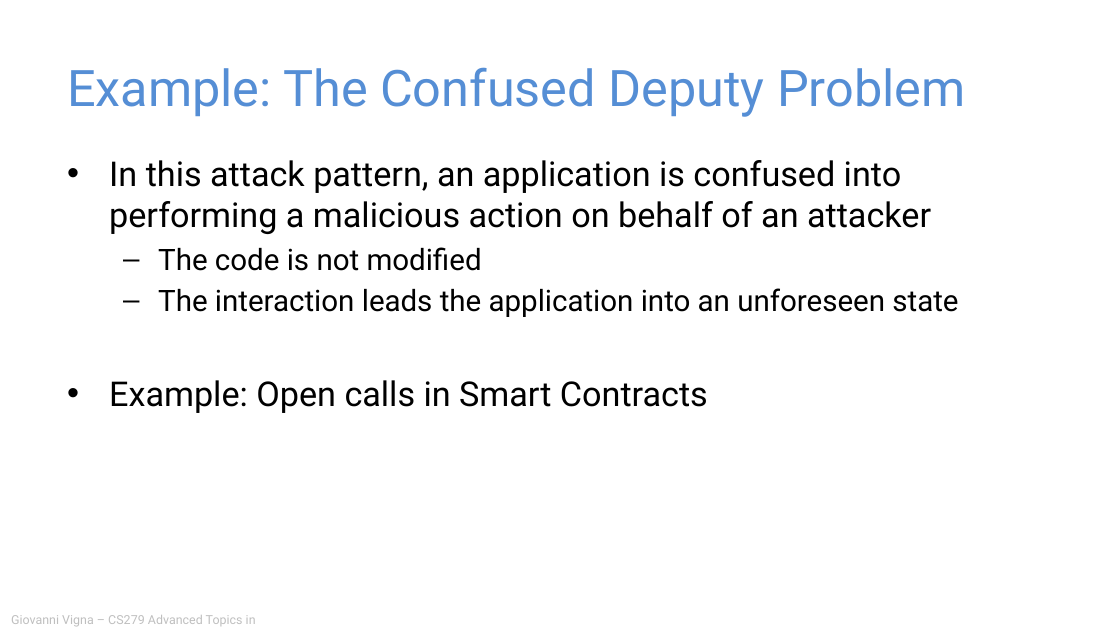
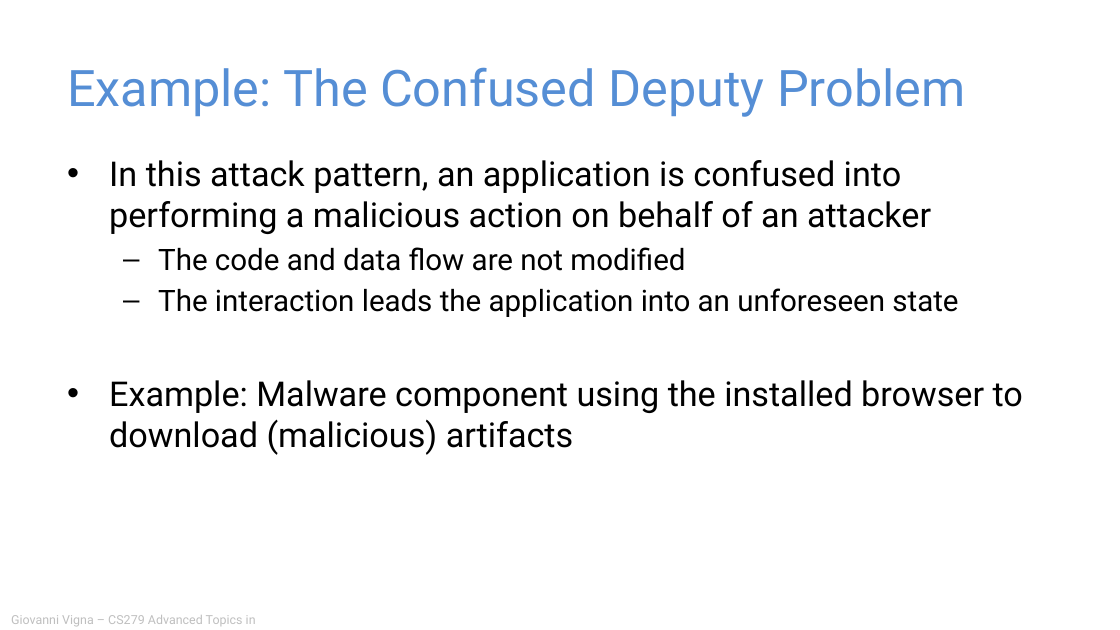
Before and after one commit to giovannivigna/CS279-Fall2024, a slide deck: slide 6 of materials/05_Vulnerability_Patterns/Application Security.pptx. Drawn at 1120x630 pixels with LibreOffice and Linux fonts; fonts in the diff are those of the drawing. Boxes give left, top, right and bottom in pixels: in the first picture for what was removed or moved away, otherwise in the second. Text is boxed around its words. In the diff, an @@ line names an element or a change of style, - is before the commit and + after.

```diff
--- a/materials/05_Vulnerability_Patterns/Application Security.pptx
+++ b/materials/05_Vulnerability_Patterns/Application Security.pptx
@@ text at (158,247,685,271): text changed @@
-  – The code is not modified
+  – The code and data flow are not modified
@@ text at (109,380,1023,455): text changed @@
-• Example: Open calls in Smart Contracts
+• Example: Malware component using the installed browser to download (malicious) artifacts
```
Also in this commit, not shown: 21 other slides changed, 8 slides added, 7 slides removed, 1 other file.
